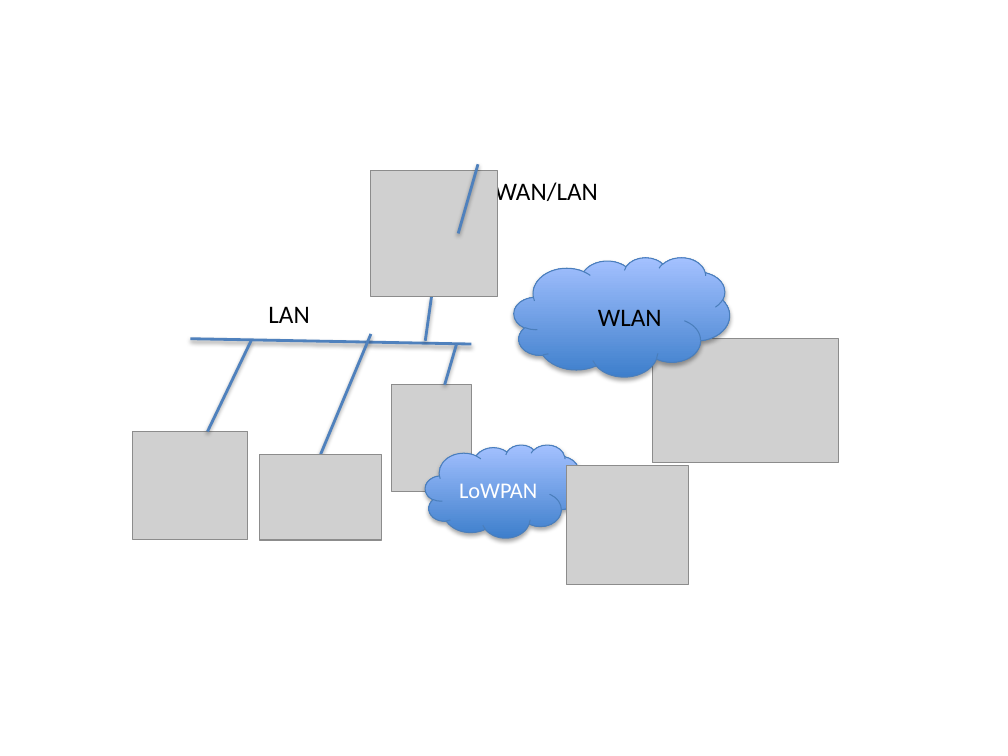
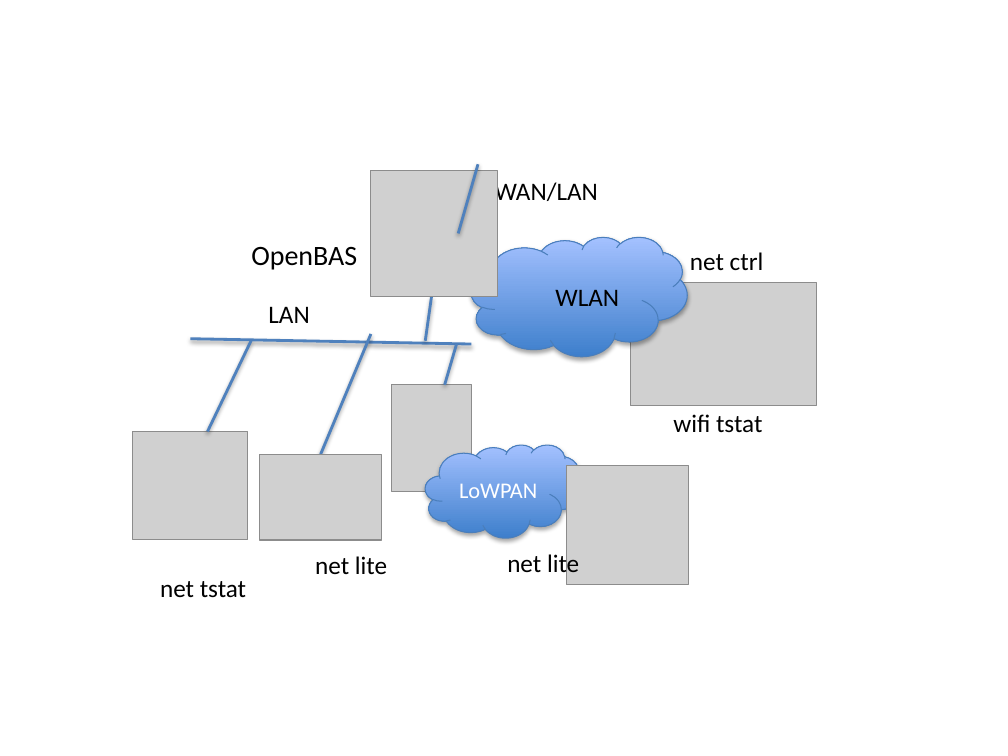
Before and after one commit to SoftwareDefinedBuildings/XBOS, a slide deck: slide 3 of introPics.pptx. Drawn at 1008x756 pixels with LibreOffice and Linux fonts; fonts in the diff are those of the drawing; grey boxes stand for pictures. Boxes give left, top, right and bottom in pixels: in the first picture for what was removed or moved away, otherwise in the second. Text is boxed around its words. In the diff, an @@ line names an element or a change of style, - is before the commit and + after.

```diff
--- a/introPics.pptx
+++ b/introPics.pptx
@@ cloud: place and size @@
-cloud at (514, 257, 730, 376)
+cloud at (472, 237, 687, 356)
@@ text added at (251, 246, 357, 270), 20 pt, text #000000 @@
+OpenBAS
@@ text added at (690, 252, 764, 270), 18 pt, text #000000 @@
+net ctrl
@@ text "WLAN": place and size @@
-text "WLAN" at (598, 310, 662, 326)
+text "WLAN" at (555, 290, 619, 306)
@@ picture: place and size @@
-picture at (652, 339, 839, 463)
+picture at (630, 282, 816, 406)
@@ text added at (673, 414, 762, 433), 18 pt, text #000000 @@
+wifi tstat
@@ text added at (315, 556, 387, 574), 18 pt, text #000000 @@
+net lite
@@ text added at (507, 552, 579, 579), 18 pt, text #000000 @@
+net lite
@@ text added at (160, 581, 246, 598), 18 pt, text #000000 @@
+net tstat
```
Also in this commit, not shown: 1 other slide changed, 1 other file.
